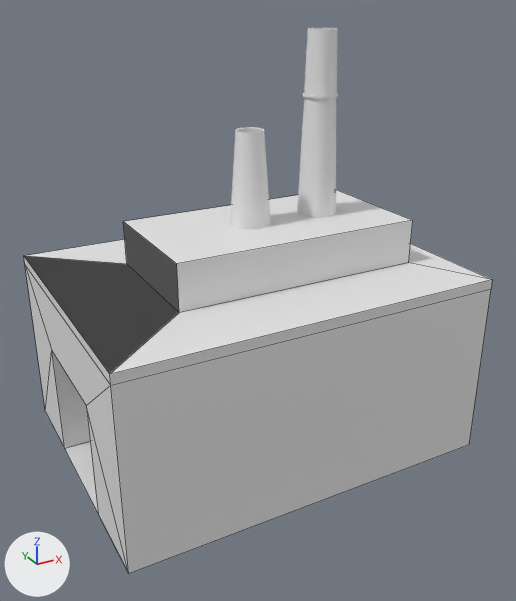
One commit to the Blender file Blender/slaughterHouse.blend: the scene before it, then after it.
One viewpoint serves both versions: a 50 mm camera at (-3.32, -6.25, 4.72) aimed at (-0.01, -0.23, 1.71). Every picture has the same lights, and +X, +Y and +Z are marked at lower left. Mesh edges are drawn as thin lines on the coarser meshes.

Objects in the first picture: 'bigRoof', 'chimney', 'chimney.001', 'entry', 'factory', 'roof border', 'smallRoof', 'smallRoofBorder'.
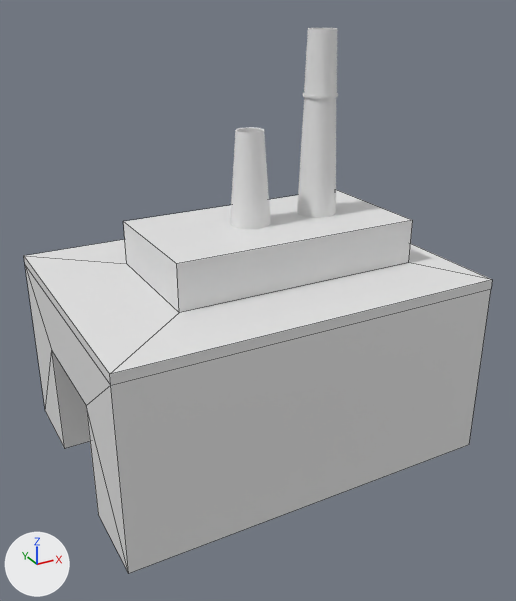
Where the newer file only moved an object's origin or applied its transform, the numbers keep the older frame.

Where the change shows, as pixel boxes [x1, y1, x2, y2] in the pictures (516 x 601 px):
'factory', reshaped: before [24, 222, 491, 573]; after [25, 265, 491, 573]
part 1 of me_cube_001, deleted: before [24, 222, 179, 374]
part 2 of me_cube_001, deleted: before [65, 441, 98, 513]

What changed in the scene script:
```text
Change me_cube_001:
    where me_cube_001.from_pydata(...)  # 18 vertices, 11 faces; spans x -2.0..2.0, y -1.5..1.5, z 0.0..2.47
    used by ob_factory; location = (0.0, 0.0, 0.0)
    verts and faces of me_cube_001; kept vertices keep their numbers, new ones are numbered from 18
    before: 0 (2.0, 1.5, 0.0), 1 (2.0, -1.5, 0.0) at pixel (469, 444), 2 (-2.0, 1.5, 0.0) at pixel (45, 411), 3 (-2.0, -1.5, 0.0) at pixel (128, 573)
    me_cube_001 part 1: the loose piece of 6 vertices spanning x -2.0..-1.09, y -1.5..1.5, z 2.0..2.47 is deleted
    me_cube_001 part 2
    add delete_faces([(0, 1, 3, 2)])
```
